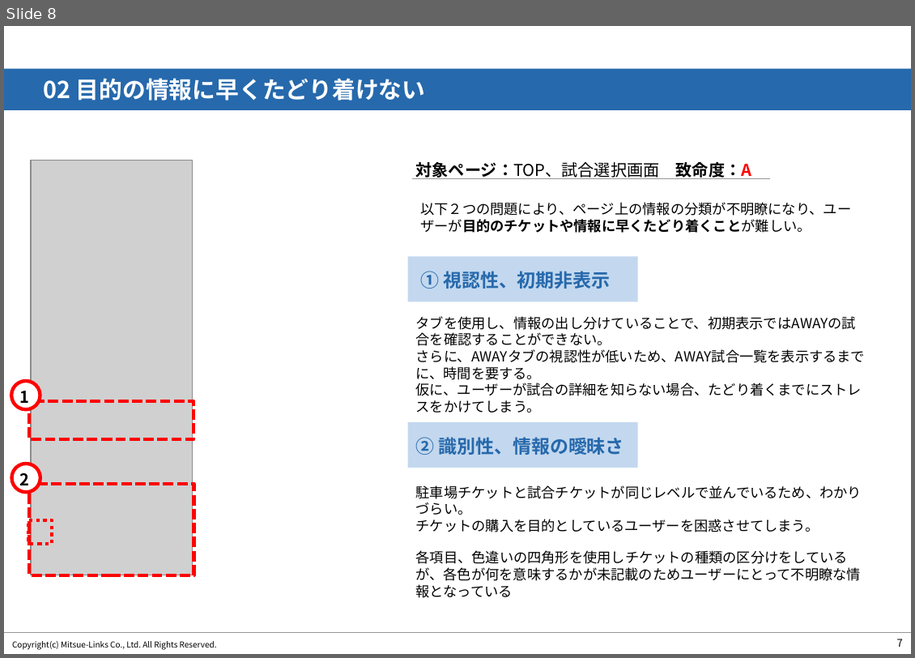
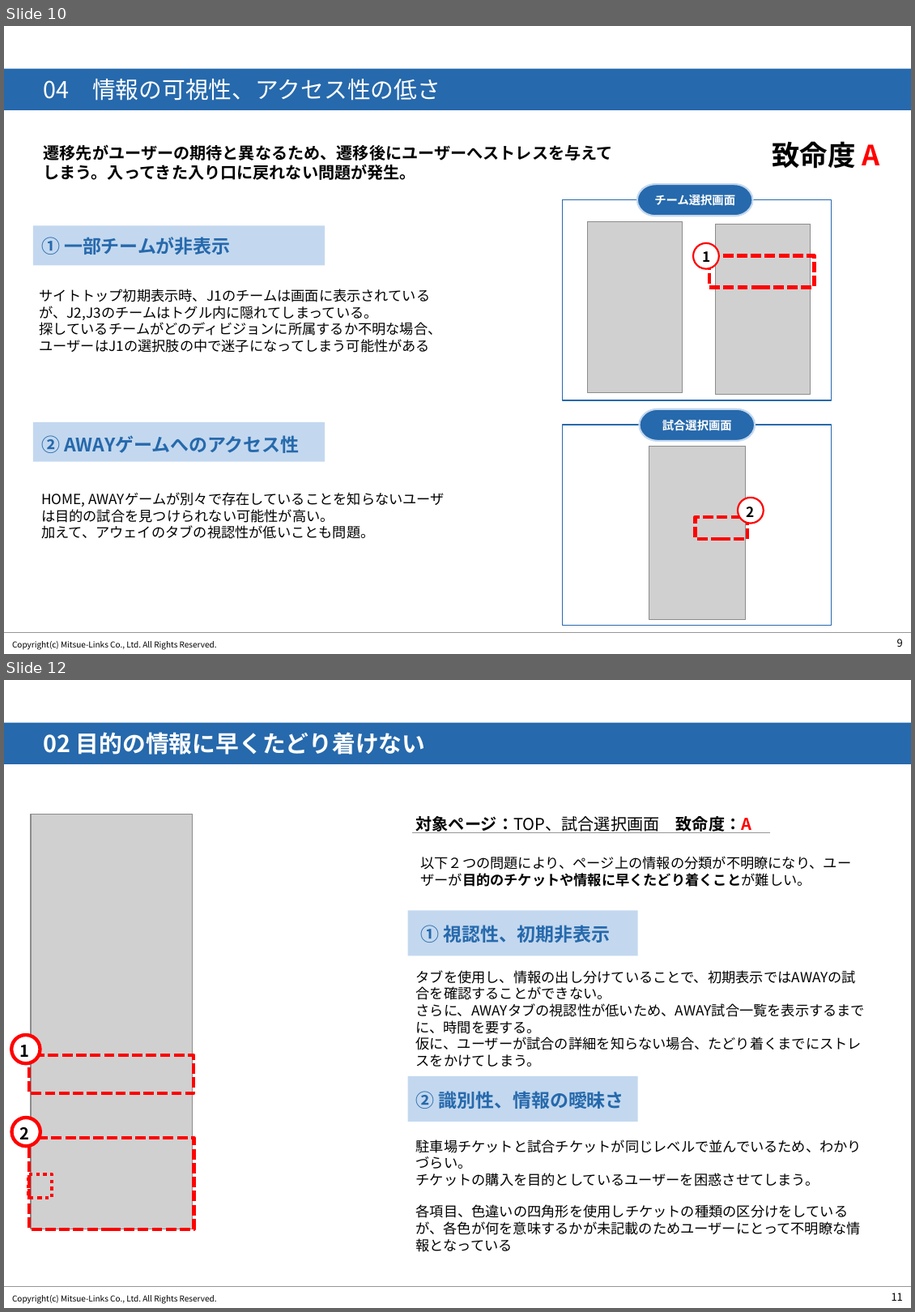
Before and after one commit to sakitama14/TheOdinProject, a slide deck: 調査報告書.pptx. Shown one above the other, each under a label of ours: slide 8 before the commit, slides 10 and 12 after it; the slides between them are not shown. The pictures are 915x658 and 915x1312 pixels, drawn with LibreOffice and Linux fonts; fonts in the diff are those of the drawing; grey boxes stand for pictures; background and template pictures are left out. Boxes give left, top, right and bottom in pixels: in the first picture for what was removed or moved away, otherwise in the second. Text is boxed around its words. In the diff, an @@ line names an element or a change of style, - is before the commit and + after.

```diff
--- a/調査報告書.pptx
+++ b/調査報告書.pptx
@@ slide 10 added at box(4, 26, 911, 654), background #FFFFFF; not listed: 3 template elements that a slide beside it also shows @@
@@ text added at box(4, 69, 911, 110), fill #2669AC, 20 pt, text #FFFFFF @@
+04 情報の可視性、アクセス性の低さ
@@ text added at box(44, 145, 613, 180), 14 pt, text #000000, bold @@
+遷移先がユーザーの期待と異なるため、遷移後にユーザーへストレスを与えてしまう。入ってきた入り口に戻れない問題が発生。
@@ text added at box(772, 141, 880, 169), 24 pt, text #000000, bold @@
+致命度 A
@@ pill shape added at box(637, 184, 753, 216), fill #2669AC, outline #C3D8EF 1.5 pt, 10 pt, text #FFFFFF, bold @@
+チーム選択画面
@@ rectangle added at box(563, 199, 832, 400), outline #2669AC 1 pt @@
@@ rectangle added at box(33, 226, 326, 266), fill #C3D8EF @@
@@ text added at box(41, 237, 230, 254), 16 pt, text #2669AC, bold @@
+① 一部チームが非表示
@@ picture added at box(588, 222, 683, 393) @@
@@ ellipse added at box(693, 243, 719, 269), fill #FFFFFF, outline #FF0000 1.5 pt @@
@@ picture added at box(716, 224, 811, 395) @@
@@ text added at box(703, 251, 711, 262), 12 pt, text #000000, bold @@
+1
@@ rectangle added at box(710, 255, 815, 288), outline #FF0000 3 pt dashed @@
@@ text added at box(40, 288, 442, 352), 12 pt, text #000000 @@
+サイトトップ初期表示時、J1のチームは画面に表示されているが、J2,J3のチームはトグル内に隠れてしまっている。
+探しているチームがどのディビジョンに所属するか不明な場合、ユーザーはJ1の選択肢の中で迷子になってしまう可能性がある
@@ pill shape added at box(640, 410, 756, 442), fill #2669AC, outline #C3D8EF 1.5 pt, 10 pt, text #FFFFFF, bold @@
+試合選択画面
@@ rectangle added at box(33, 422, 326, 462), fill #C3D8EF @@
@@ text added at box(41, 435, 299, 453), 16 pt, text #2669AC, bold @@
+② AWAYゲームへのアクセス性
@@ rectangle added at box(563, 425, 832, 625), outline #2669AC 1 pt @@
@@ picture added at box(650, 446, 746, 620) @@
@@ text added at box(41, 493, 375, 539), 12 pt, text #000000 @@
+HOME, AWAYゲームが別々で存在していることを知らないユーザは目的の試合を見つけられない可能性が高い。
+加えて、アウェイのタブの視認性が低いことも問題。
@@ ellipse added at box(738, 497, 764, 523), fill #FFFFFF, outline #FF0000 1.5 pt @@
@@ text added at box(746, 506, 754, 522), 12 pt, text #000000, bold @@
+2
@@ rectangle added at box(695, 518, 748, 540), outline #FF0000 3 pt dashed @@
@@ what was slide 8 is now slide 12 @@
@@ page number at box(892, 1292, 903, 1300): text changed @@
-7
+11
```
Also in this commit, not shown: 3 slides changed, 3 other slides added.
